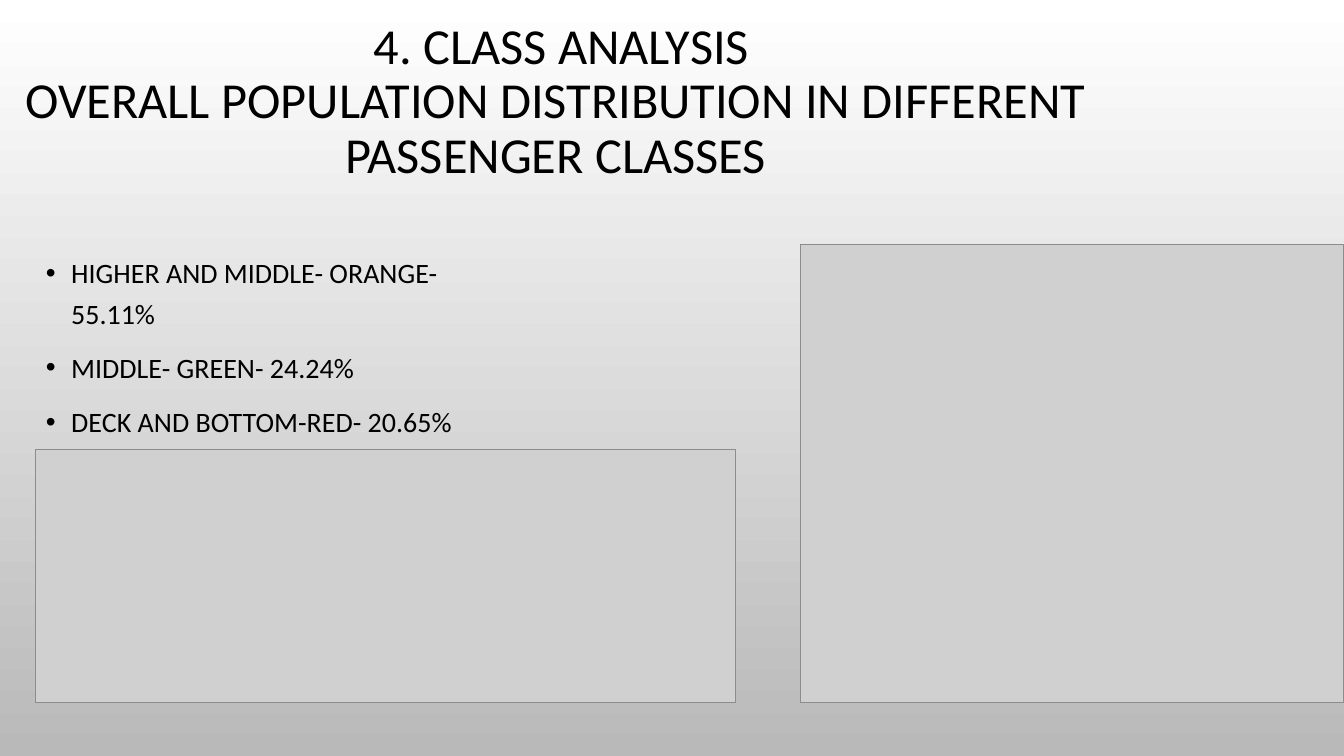
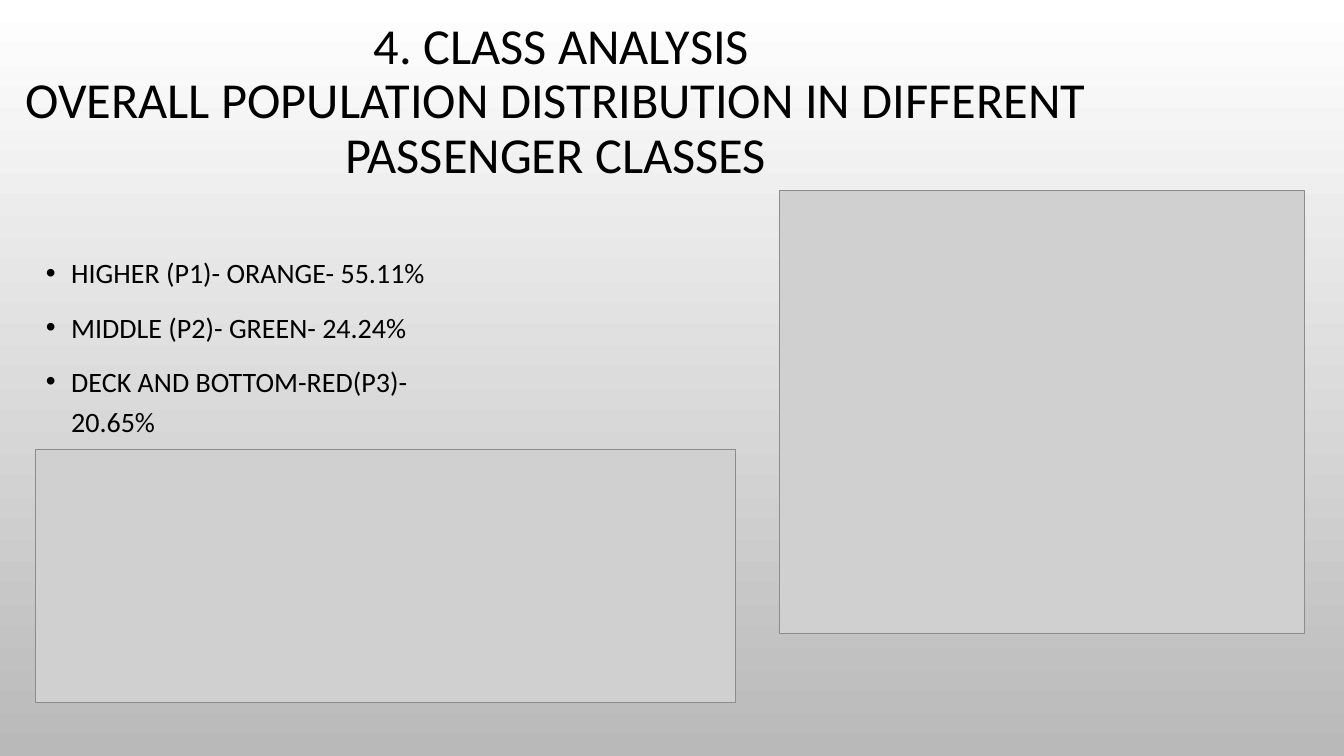
Before and after one commit to lesterstrouse/collab, a slide deck: slide 12 of PPT.pptx. Drawn at 1344x756 pixels with LibreOffice and Linux fonts; fonts in the diff are those of the drawing; grey boxes stand for pictures; background and template pictures are left out. Boxes give left, top, right and bottom in pixels: in the first picture for what was removed or moved away, otherwise in the second. Text is boxed around its words. In the diff, an @@ line names an element or a change of style, - is before the commit and + after.

```diff
--- a/PPT.pptx
+++ b/PPT.pptx
@@ picture: place and size @@
-picture at (802, 244, 1344, 703)
+picture at (780, 191, 1306, 634)
@@ text at (71, 262, 425, 433): text changed @@
-• HIGHER AND MIDDLE- ORANGE- 55.11%
-• MIDDLE- GREEN- 24.24%
-• DECK AND BOTTOM-RED- 20.65%
+• HIGHER (P1)- ORANGE- 55.11%
+• MIDDLE (P2)- GREEN- 24.24%
+• DECK AND BOTTOM-RED(P3)- 20.65%
```
Also in this commit, not shown: 16 other slides changed, 1 slide removed.
